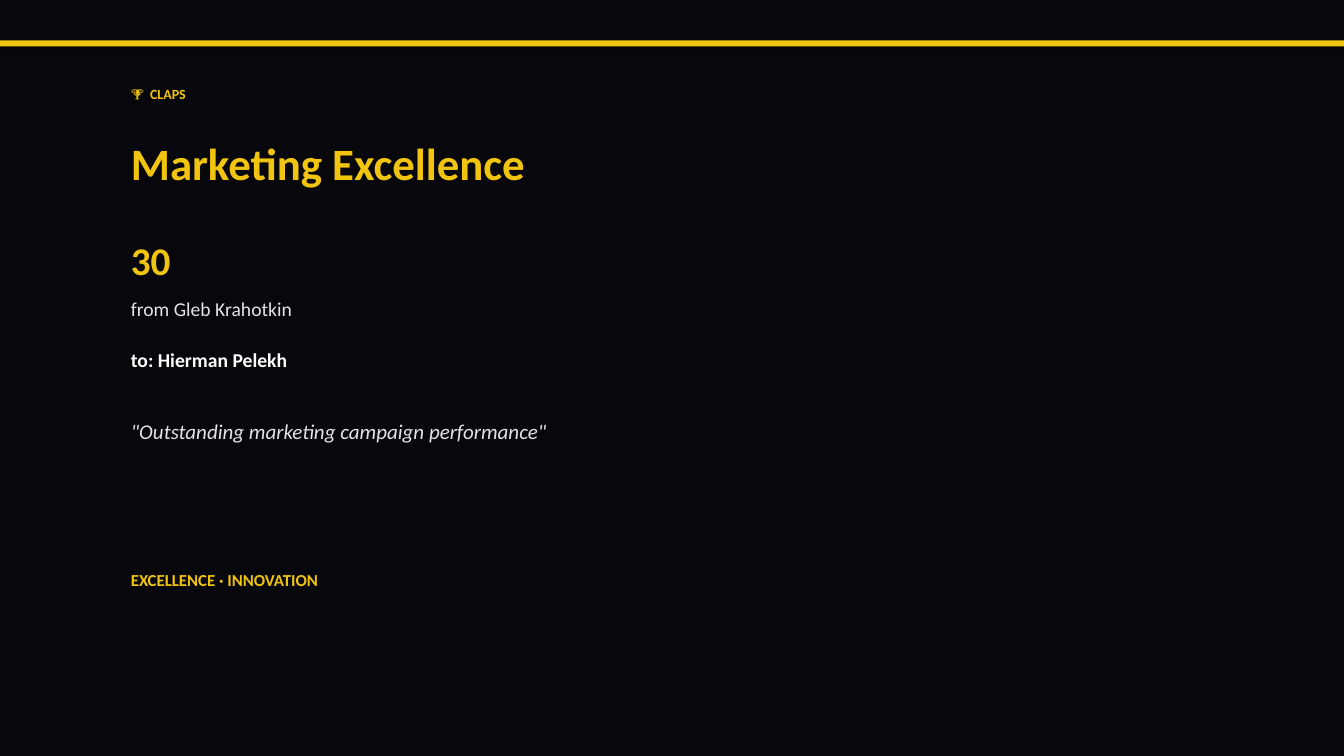
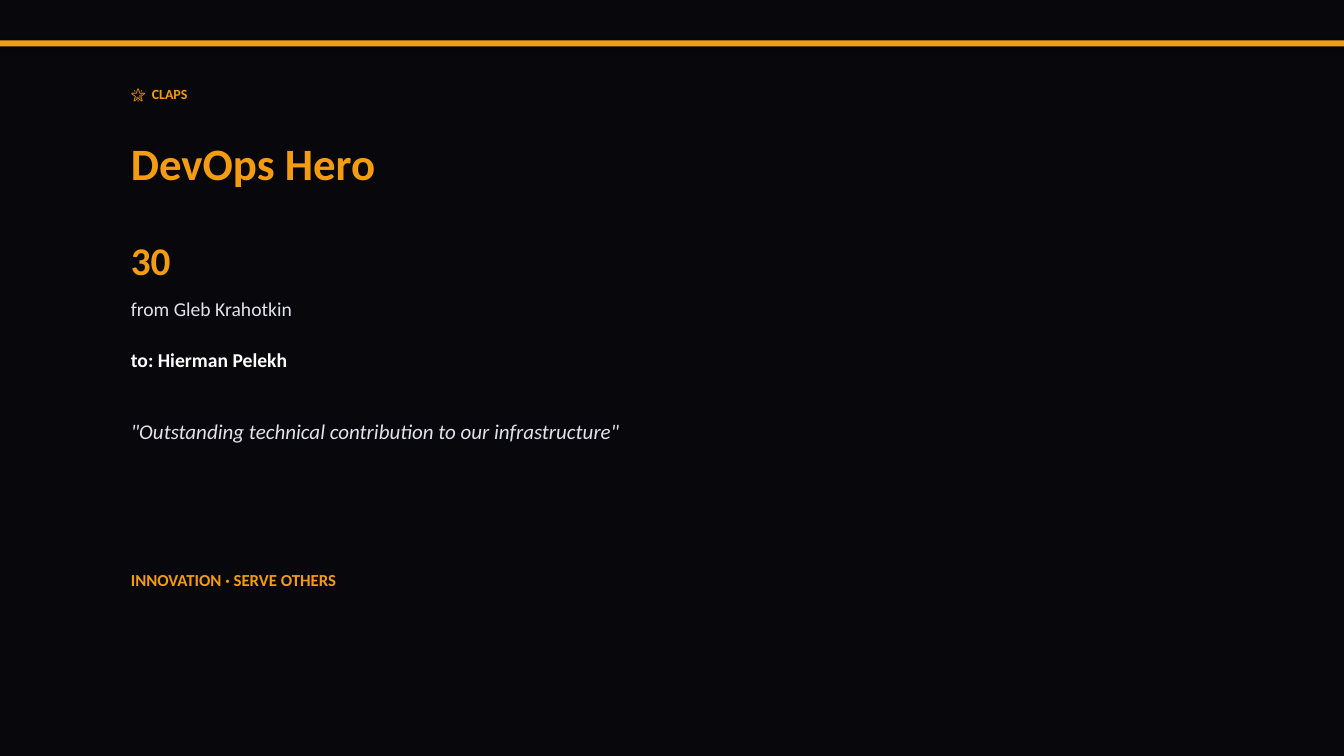
Before and after one commit to liliyagarifullina-maker/appodeal-pulse, a slide deck: slide 9 of data/archive/pulse_2026-03-12.pptx (slide 16 before the commit). Drawn at 1344x756 pixels with LibreOffice and Linux fonts; fonts in the diff are those of the drawing. Boxes give left, top, right and bottom in pixels: in the first picture for what was removed or moved away, otherwise in the second. Text is boxed around its words. In the diff, an @@ line names an element or a change of style, - is before the commit and + after.

```diff
--- a/data/archive/pulse_2026-03-12.pptx
+++ b/data/archive/pulse_2026-03-12.pptx
@@ rectangle at (0,40,1344,46): fill #F1C40F to #F39C12 @@
@@ text at (152,90,188,99): text changed; text colour #F1C40F to #F39C12 @@
-🏆 CLAPS
+🌟 CLAPS
@@ text at (131,150,375,187): text changed; text colour #F1C40F to #F39C12 @@
-Marketing Excellence
+DevOps Hero
@@ text "30" at (131,249,171,276): text colour #F1C40F to #F39C12 @@
@@ text at (131,424,619,443): text changed @@
-"Outstanding marketing campaign performance"
+"Outstanding technical contribution to our infrastructure"
@@ text at (131,575,336,586): text changed; text colour #F1C40F to #F39C12 @@
-EXCELLENCE · INNOVATION
+INNOVATION · SERVE OTHERS
```
Also in this commit, not shown: 14 other slides changed, 3 slides added, 3 slides removed, 2 other files.
